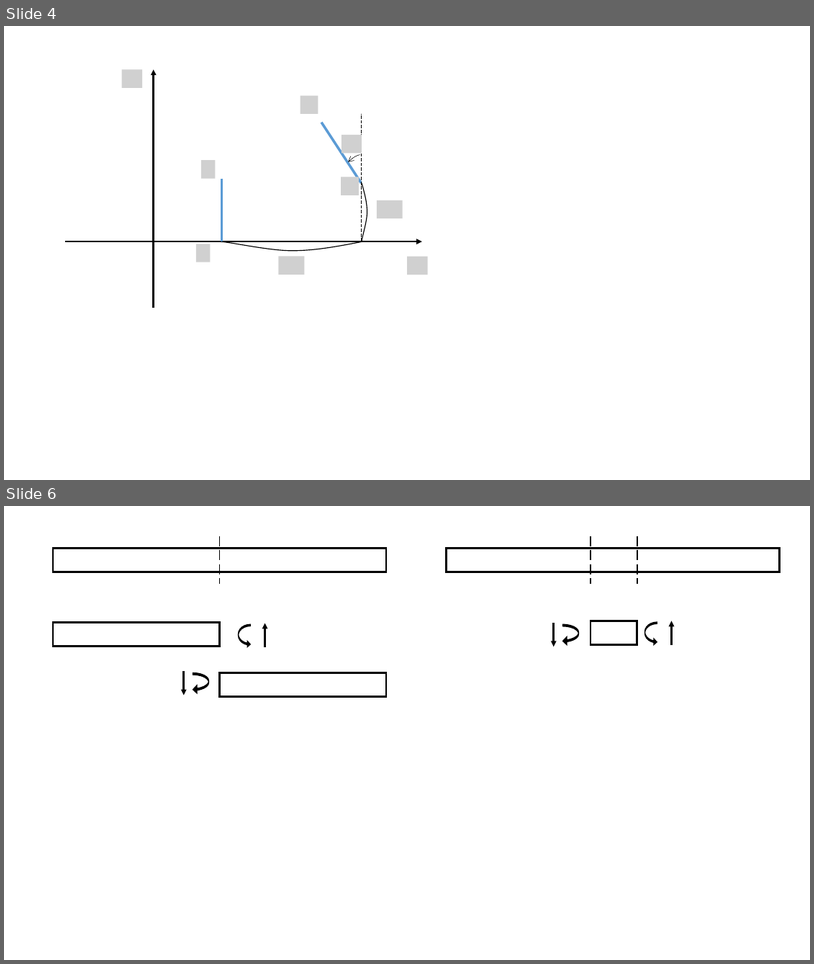
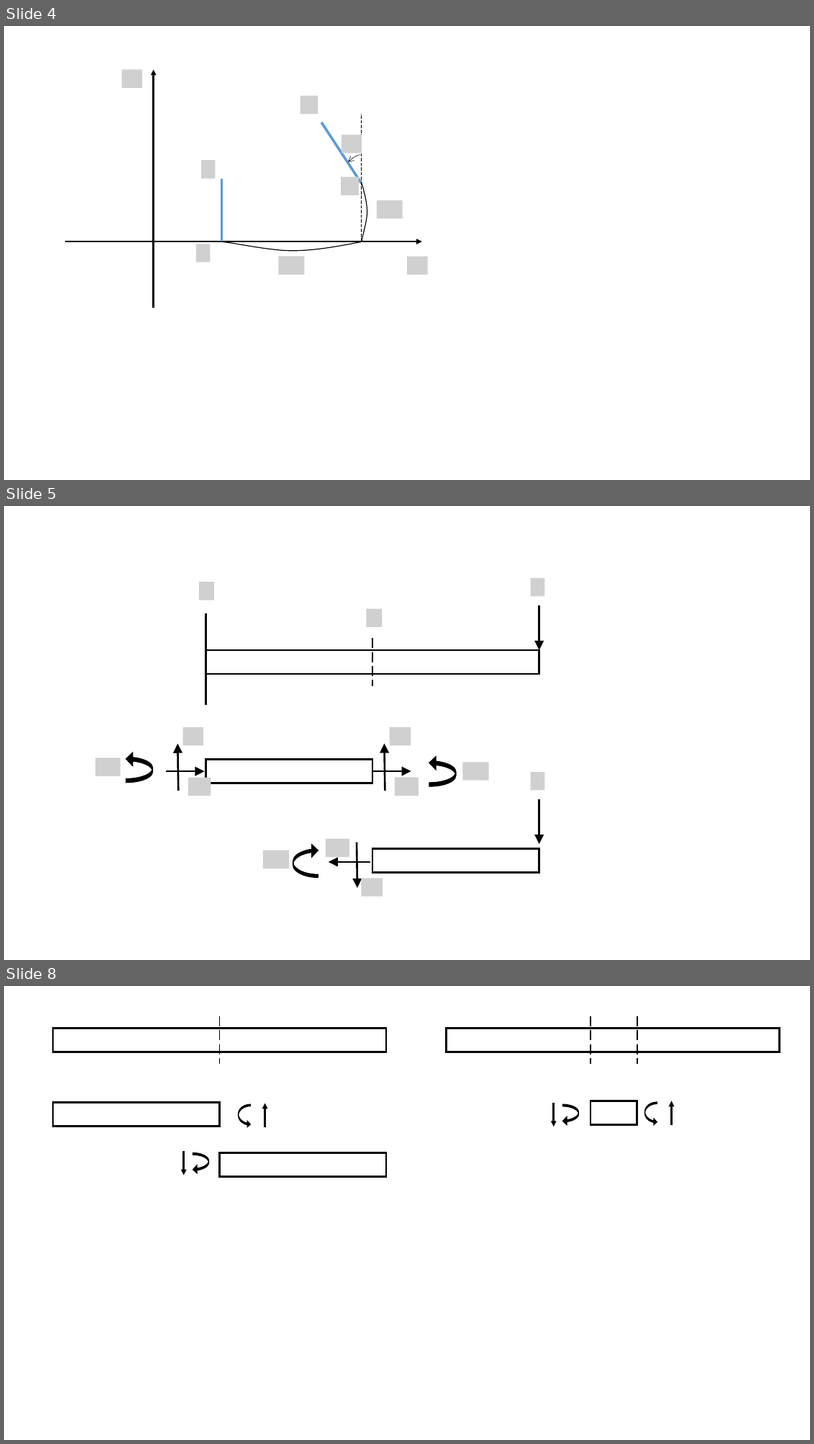
Before and after one commit to kms0523/Study, a slide deck: 그림.pptx. Shown one above the other, each under a label of ours: slides 4 and 6 before the commit, slides 4, 5 and 8 after it; the slides between them are not shown. The pictures are 814x964 and 814x1444 pixels, drawn with LibreOffice and Linux fonts; fonts in the diff are those of the drawing; grey boxes stand for pictures. Boxes give left, top, right and bottom in pixels: in the first picture for what was removed or moved away, otherwise in the second. Text is boxed around its words. In the diff, an @@ line names an element or a change of style, - is before the commit and + after.

```diff
--- a/그림.pptx
+++ b/그림.pptx
@@ slide 5 added at bbox=[4, 506, 810, 960], background #FFFFFF @@
@@ picture added at bbox=[199, 582, 214, 600] @@
@@ picture added at bbox=[531, 578, 545, 596] @@
@@ line added from (206, 613) to (206, 705), #000000 2.25 pt @@
@@ picture added at bbox=[366, 609, 382, 627] @@
@@ arrow added from (540, 606) to (540, 650), #000000 2.25 pt @@
@@ rectangle added at bbox=[206, 650, 540, 674], outline #000000 2.25 pt @@
@@ line added from (373, 638) to (373, 686), #000000 1.5 pt dashed @@
@@ picture added at bbox=[183, 728, 203, 746] @@
@@ arrow added from (385, 790) to (384, 743), #000000 2.25 pt @@
@@ picture added at bbox=[390, 727, 411, 745] @@
@@ picture added at bbox=[95, 758, 120, 776] @@
@@ curved right arrow added at bbox=[126, 752, 153, 782], fill #000000, outline #000000 1 pt @@
@@ arrow added from (178, 790) to (178, 744), #000000 2.25 pt @@
@@ rectangle added at bbox=[206, 759, 373, 782], outline #000000 2.25 pt @@
@@ curved right arrow added at bbox=[430, 756, 456, 786], fill #000000, outline #000000 1 pt @@
@@ picture added at bbox=[463, 762, 489, 780] @@
@@ arrow added from (166, 771) to (205, 771), #000000 2.25 pt @@
@@ picture added at bbox=[188, 777, 211, 795] @@
@@ arrow added from (373, 771) to (411, 771), #000000 2.25 pt @@
@@ picture added at bbox=[395, 777, 419, 795] @@
@@ picture added at bbox=[531, 772, 545, 790] @@
@@ arrow added from (540, 800) to (540, 844), #000000 2.25 pt @@
@@ picture added at bbox=[263, 850, 290, 868] @@
@@ curved left arrow added at bbox=[293, 844, 319, 877], fill #000000, outline #000000 1 pt @@
@@ picture added at bbox=[326, 839, 350, 857] @@
@@ arrow added from (357, 842) to (358, 888), #000000 2.25 pt @@
@@ rectangle added at bbox=[373, 849, 540, 872], outline #000000 2.25 pt @@
@@ arrow added from (370, 862) to (329, 862), #000000 2.25 pt @@
@@ picture added at bbox=[362, 878, 383, 896] @@
@@ what was slide 6 is now slide 8 @@
```
Also in this commit, not shown: 1 slide changed, 1 other slide added, 17 other files.
